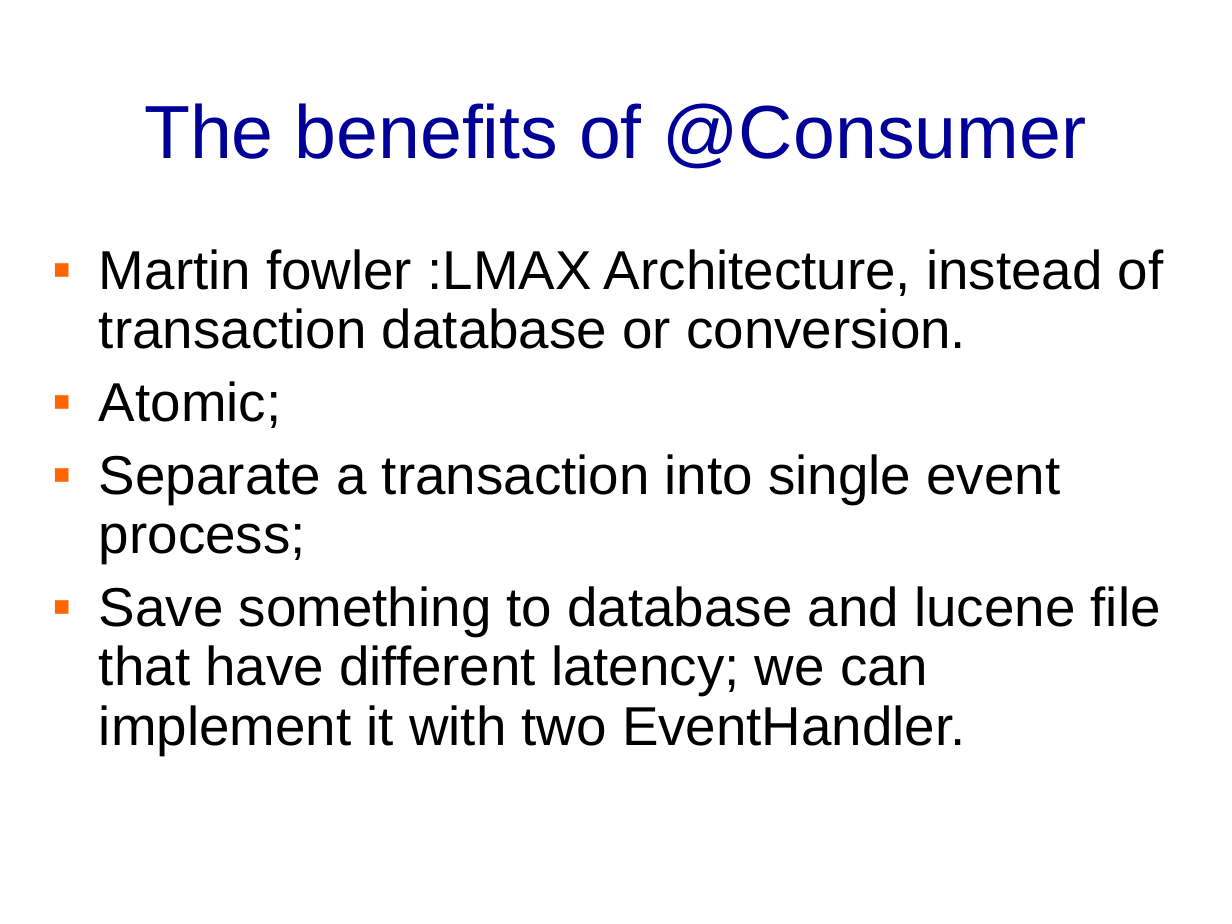
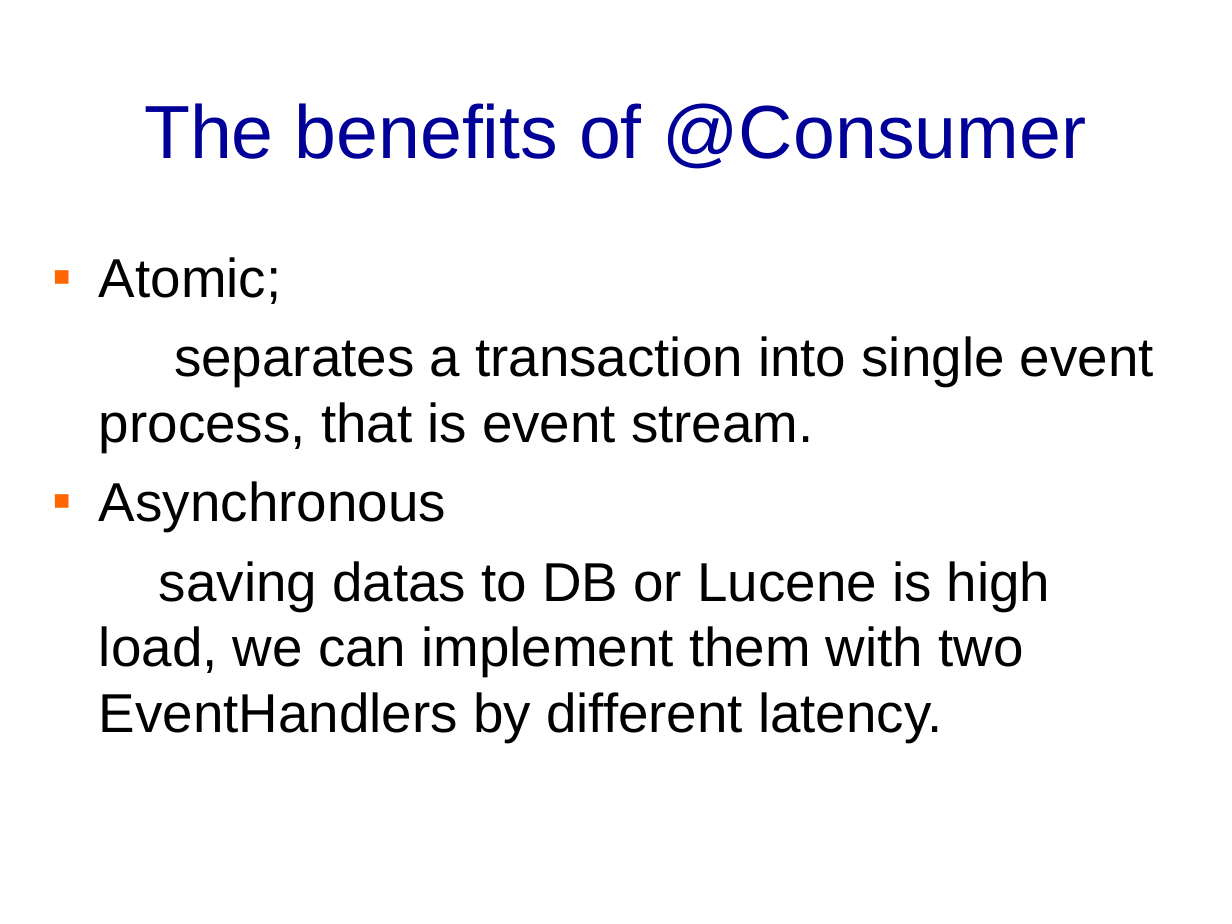
Before and after one commit to banq/banq.github.io, a slide deck: slide 28 of JdonFramework.ppt (slide 25 before the commit). Drawn at 1232x924 pixels with LibreOffice and Linux fonts; fonts in the diff are those of the drawing; background and template pictures are left out. Boxes give left, top, right and bottom in pixels: in the first picture for what was removed or moved away, otherwise in the second. Text is boxed around its words. In the diff, an @@ line names an element or a change of style, - is before the commit and + after.

```diff
--- a/JdonFramework.ppt
+++ b/JdonFramework.ppt
@@ text at [99,249,1164,349]: paragraph removed @@
-▪ Martin fowler :LMAX Architecture, instead of transaction database or conversion.
@@ text at [99,257,281,304]: line spacing 0.9 to 1 @@
@@ text at [99,336,1154,742]: text changed @@
-▪ Separate a transaction into single event process;
-▪ Save something to database and lucene file that have different latency; we can implement it with two EventHandler.
+separates a transaction into single event process, that is event stream.
+▪ Asynchronous
+saving datas to DB or Lucene is high load, we can implement them with two EventHandlers by different latency.
```
Also in this commit, not shown: 22 other slides changed, 8 slides added, 17 slides removed.
